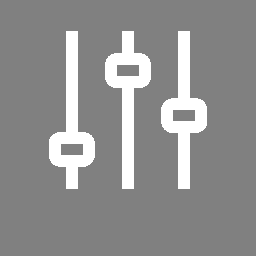
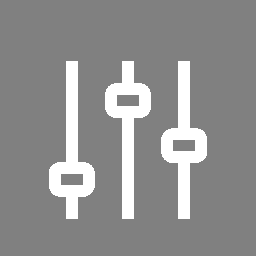
Layered file, before and after one edit (256 x 256). Changes by layer:
added layer "Transformation" above "audio-console.svg" over [left=49, top=61, right=207, bottom=219]
painted on "audio-console.svg" over [left=49, top=31, right=207, bottom=189]
